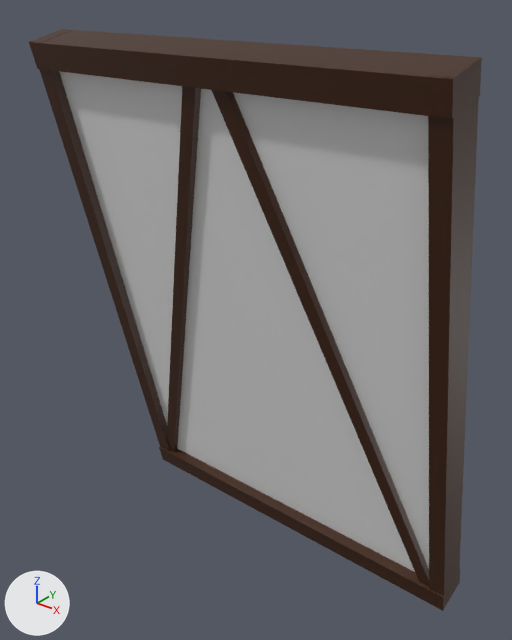
The FBX model 3D/Batiment/MaisonRicheVillage/MaisRich_Mur_et_ext.fbx, before and after one commit.
Camera for both pictures: a 50 mm camera at (0.273, -0.387, 0.437) aimed at (-0.02, -0.021, 0.21). The axes (+X, +Y, +Z) are drawn at lower left. The lights are the same throughout. Where no turn or scale is listed for an object, it has been applied to the vertices.
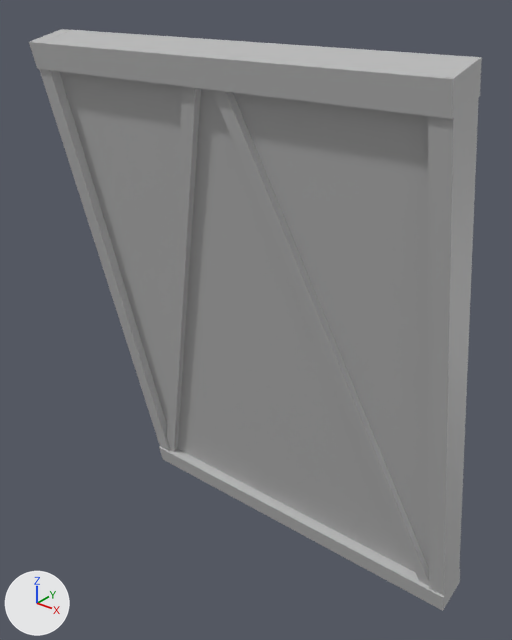
The newer file is also turned or shifted as a whole; pictures and numbers use the older file's frame.

What differs and where, as boxes (x1, y1, x2, y2) in the pictures (512 x 640 px):
part 1 of me_mesh, recoloured: (59, 71, 429, 572) in both
part 2 of me_mesh, recoloured (brown to grey): (29, 29, 482, 611) in both

The change, as a diff of the scene's bpy script:
```diff
--- a/3D/Batiment/MaisonRicheVillage/MaisRich_Mur_et_ext.fbx.py
+++ b/3D/Batiment/MaisonRicheVillage/MaisRich_Mur_et_ext.fbx.py
@@ mat_defaultpolygonshader @@
+mat_defaultpolygonshader = principled_material('defaultPolygonShader')
+mat_defaultpolygonshader.base_color = (0.5, 0.5, 0.5)  # grey #bcbcbc
@@ me_mesh @@
 me_mesh.from_pydata(...)  # 56 vertices, 42 faces; spans x -0.152..0.152, y -0.061..0.061, z -0.203..0.203
 # used by ob_polysurface34; location = (-0.0136, -0.0219, 0.2003)
+# me_mesh part 1: all 6 faces that had it switch from mat_mur (white #e5e5e5) to mat_defaultpolygonshader (grey #bcbcbc)
+# me_mesh part 2: all 36 faces that had it switch from mat_bois (brown #3d1c00) to mat_defaultpolygonshader (grey #bcbcbc)
```
